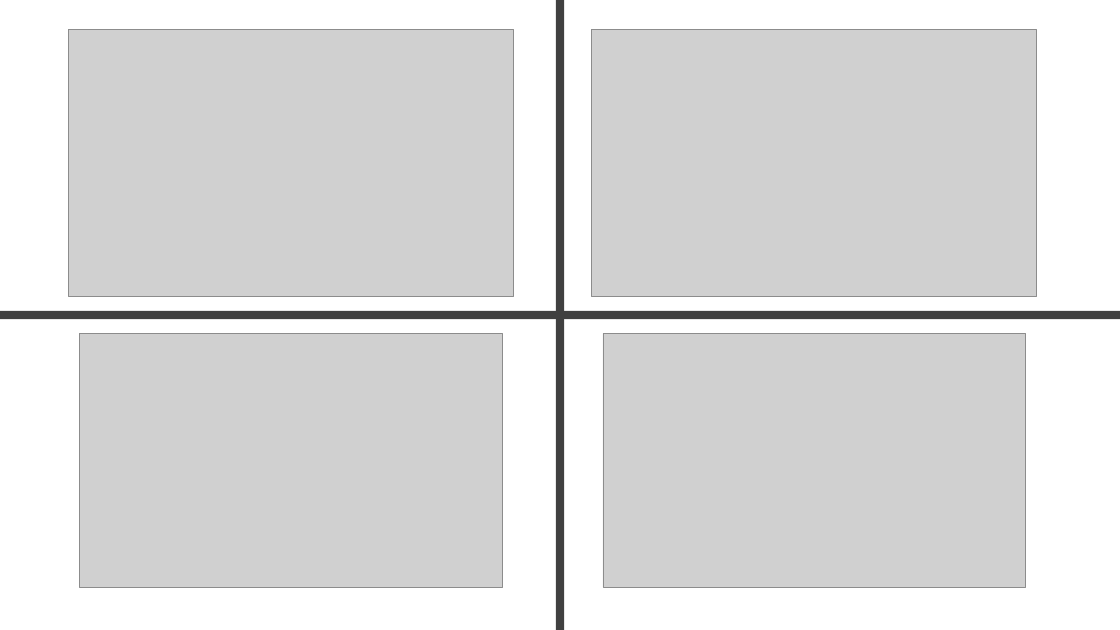
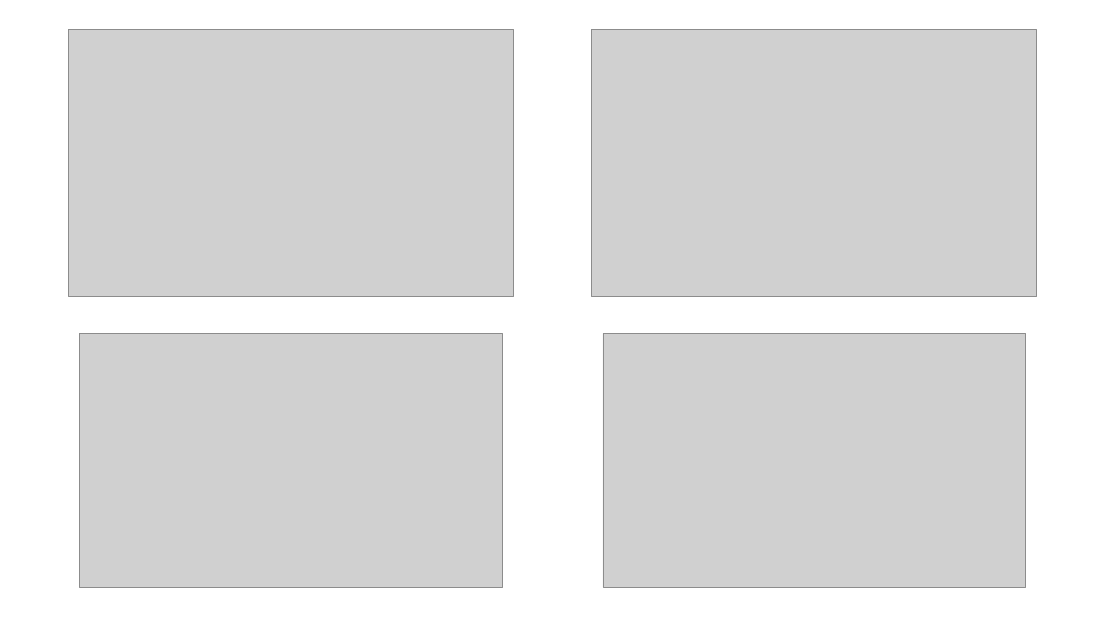
Before and after one commit to oliviafernflores/MCB580_Challenge2, a slide deck: slide 1 of Figures.pptx (slide 2 before the commit). Drawn at 1120x630 pixels with LibreOffice and Linux fonts; fonts in the diff are those of the drawing; grey boxes stand for pictures. Boxes give left, top, right and bottom in pixels: in the first picture for what was removed or moved away, otherwise in the second. Text is boxed around its words. In the diff, an @@ line names an element or a change of style, - is before the commit and + after.

```diff
--- a/Figures.pptx
+++ b/Figures.pptx
@@ rectangle removed at [556,0,565,630] @@
@@ rectangle removed at [0,311,563,319] @@
@@ rectangle removed at [557,311,1120,319] @@
```
Also in this commit, not shown: 3 slides added, 2 slides removed, 9 other files.
